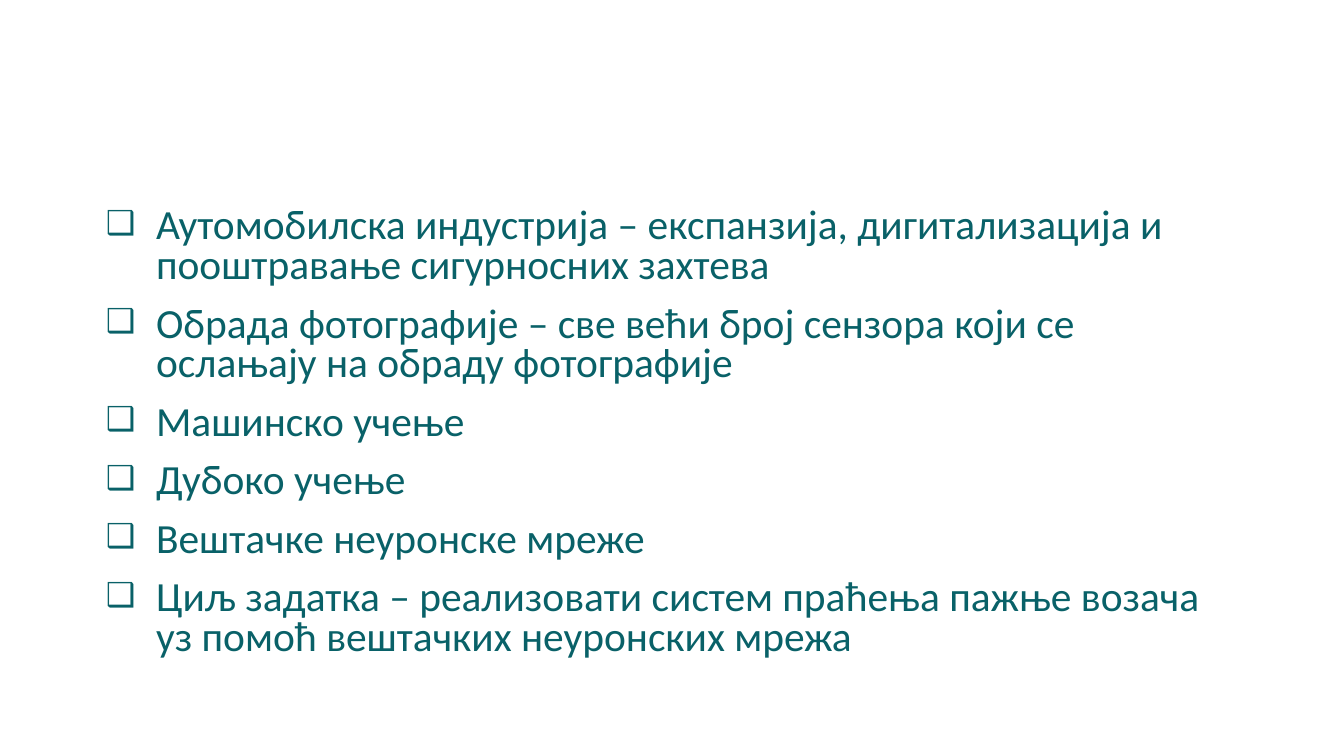
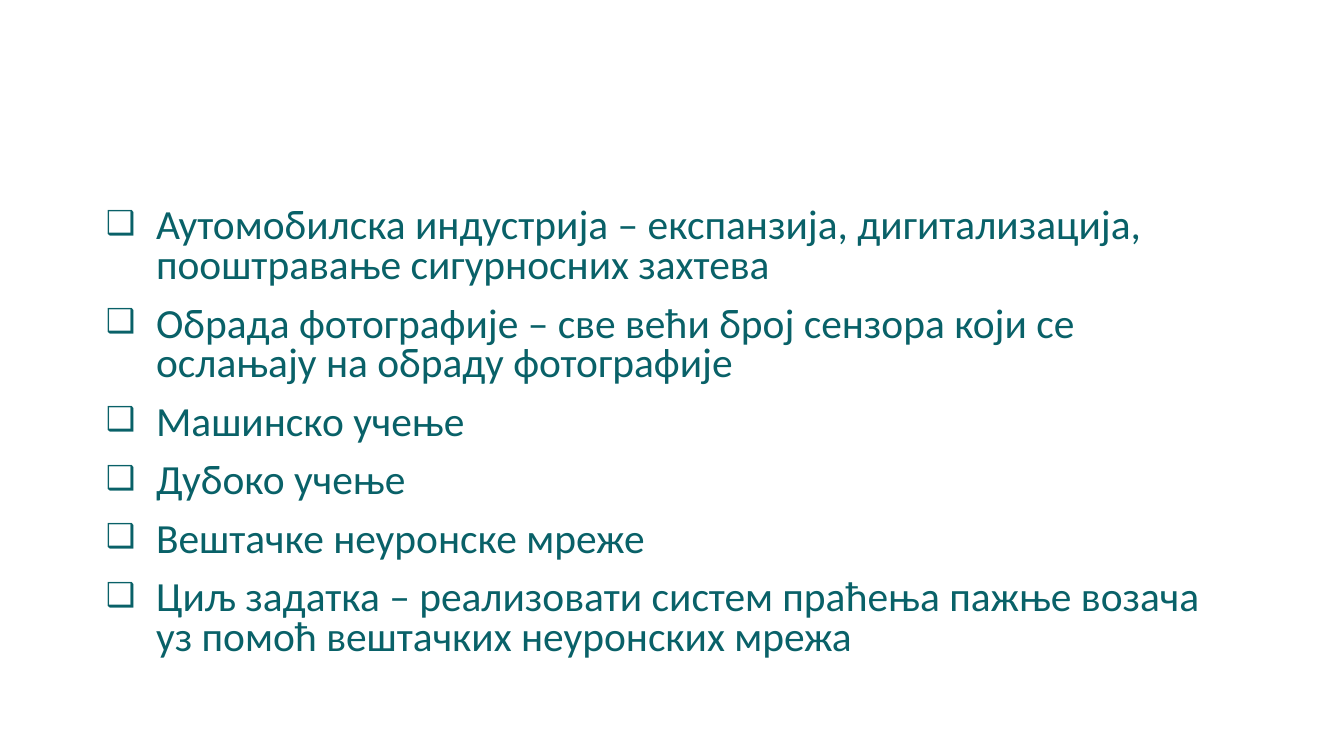
Before and after one commit to AleksaArsic/ADAS-ML-Driver-Monitoring-System, a slide deck: slide 2 of doc/DriverAttentionSystem_2.pptx. Drawn at 1344x756 pixels with LibreOffice and Linux fonts; fonts in the diff are those of the drawing; background and template pictures are left out. Boxes give left, top, right and bottom in pixels: in the first picture for what was removed or moved away, otherwise in the second. Text is boxed around its words. In the diff, an @@ line names an element or a change of style, - is before the commit and + after.

```diff
--- a/doc/DriverAttentionSystem_2.pptx
+++ b/doc/DriverAttentionSystem_2.pptx
@@ text at bbox=[156, 210, 1141, 286]: text changed @@
-❑ Аутомобилска индустрија – експанзија, дигитализација и пооштравање сигурносних захтева
+❑ Аутомобилска индустрија – експанзија, дигитализација, пооштравање сигурносних захтева
```
Also in this commit, not shown: 2 other files.
